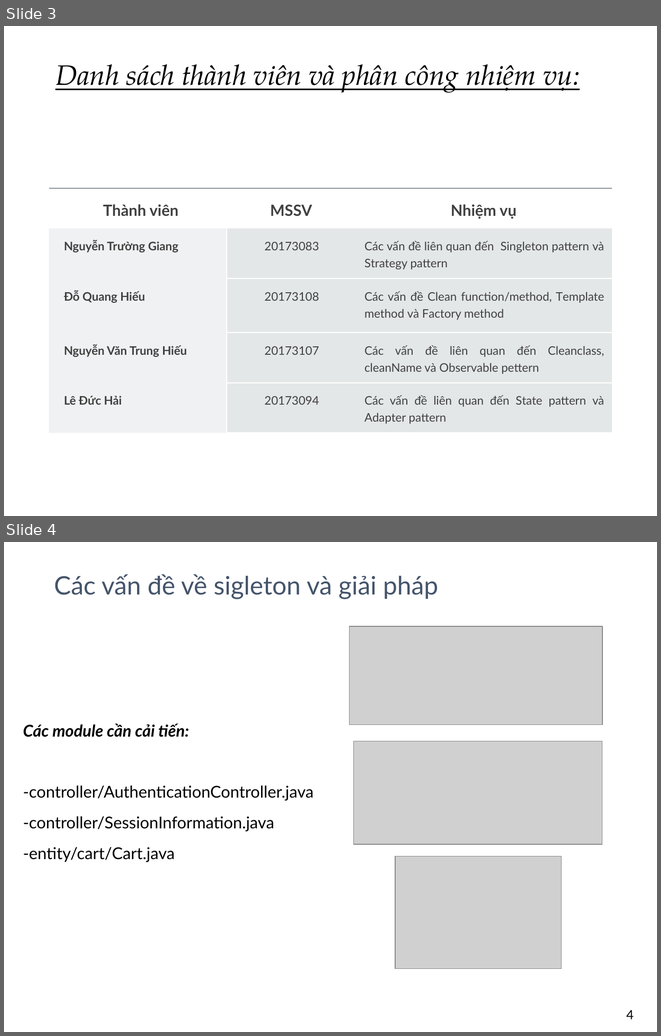
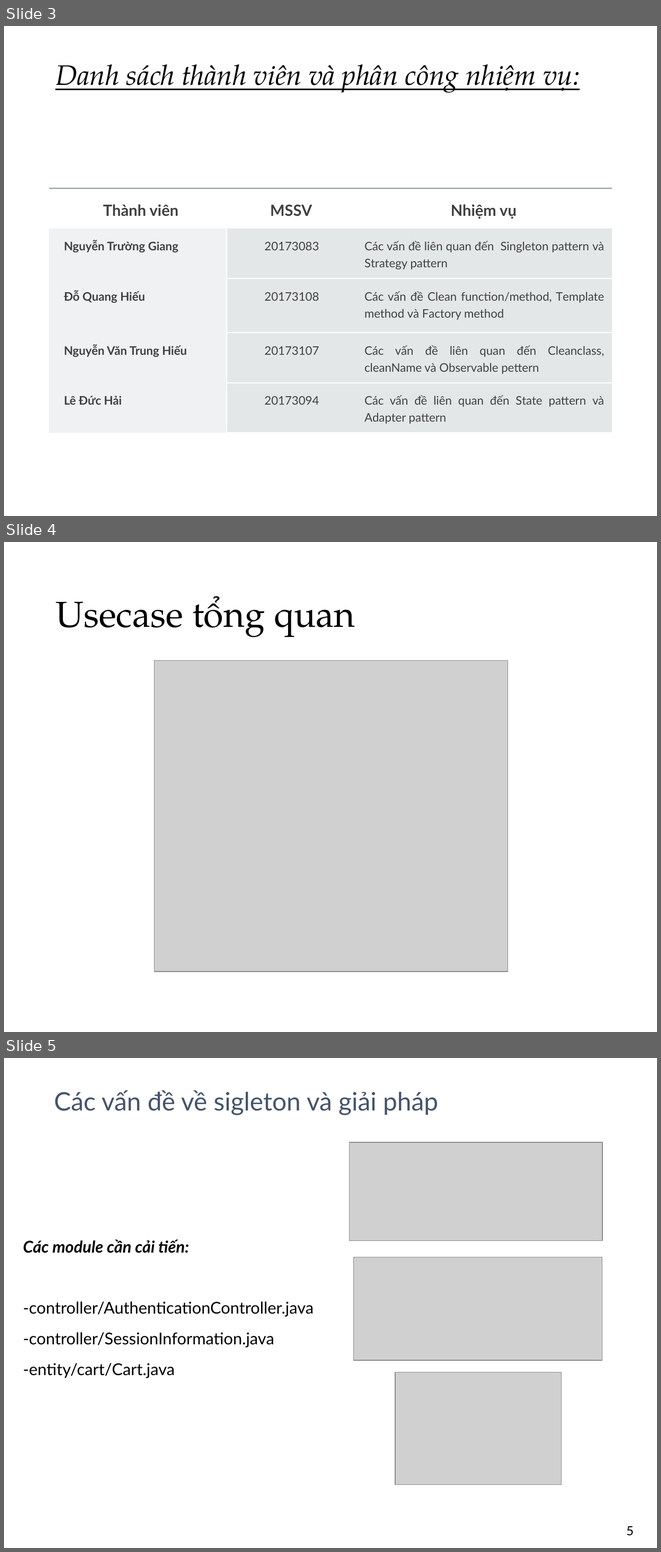
Before and after one commit to ntgiang3733/DP.20202.05, a slide deck: presentation/final-presentation-group-05.pptx. Shown one above the other, each under a label of ours: slides 3 and 4 before the commit, slides 3, 4 and 5 after it. The pictures are 661x1036 and 661x1552 pixels, drawn with LibreOffice and Linux fonts; fonts in the diff are those of the drawing; grey boxes stand for pictures; background and template pictures are left out. Boxes give left, top, right and bottom in pixels: in the first picture for what was removed or moved away, otherwise in the second. Text is boxed around its words. In the diff, an @@ line names an element or a change of style, - is before the commit and + after.

```diff
--- a/presentation/final-presentation-group-05.pptx
+++ b/presentation/final-presentation-group-05.pptx
@@ slide 4 added at (4, 542, 657, 1032), background picture (left out) @@
@@ title added at (55, 596, 355, 637), 40 pt, text #000000 @@
+Usecase tổng quan
@@ picture added at (154, 661, 508, 972) @@
@@ what was slide 4 is now slide 5 @@
@@ page number at (626, 1525, 634, 1535): text changed @@
-4
+5
```
Also in this commit, not shown: 1 other file.
